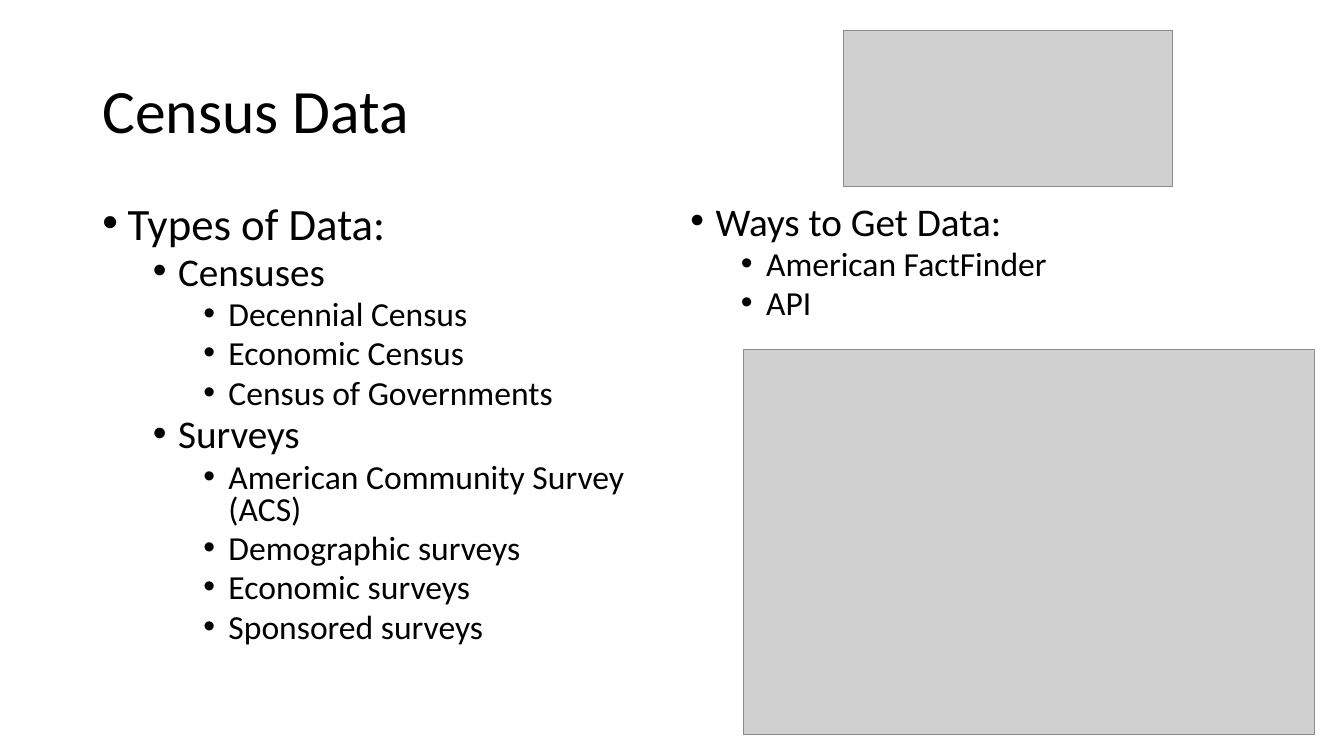
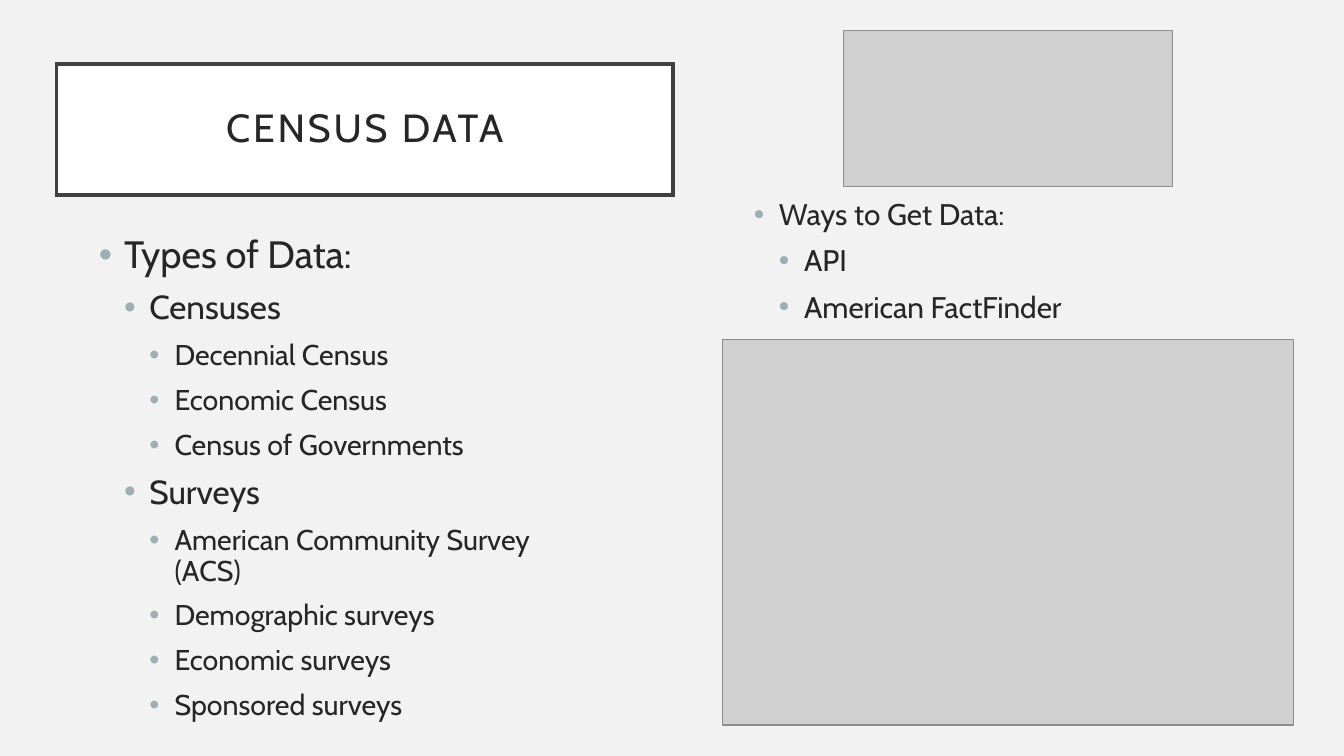
Before and after one commit to OpenDataLiteracy/SPL-KO, a slide deck: slide 7 of ODL_showcasepres.pptx. Drawn at 1344x756 pixels with LibreOffice and Linux fonts; fonts in the diff are those of the drawing; grey boxes stand for pictures. Boxes give left, top, right and bottom in pixels: in the first picture for what was removed or moved away, otherwise in the second. Text is boxed around its words. In the diff, an @@ line names an element or a change of style, - is before the commit and + after.

```diff
--- a/ODL_showcasepres.pptx
+++ b/ODL_showcasepres.pptx
@@ background #FFFFFF to #F2F2F2 @@
@@ title "CENSUS DATA": place and size @@
-title "CENSUS DATA" at [102,93,409,134]
+title "CENSUS DATA" at [56,65,674,196]
@@ title "CENSUS DATA" at [56,65,674,196]: fill none to #FFFFFF; outline none to #404040 2.5 pt @@
@@ title at [226,114,503,143]: text changed; size 44 to 28 pt; font Calibri to Cabin; text colour #000000 to #262626 @@
-Census Data
+CENSUS DATA
@@ text "Ways to Get Data:": place and size @@
-text "Ways to Get Data:" at [716,210,1047,315]
+text "Ways to Get Data:" at [779,203,1062,319]
@@ text at [779,203,1062,319]: size 28 to 21.2 pt in "Ways to Get Data:"; font Calibri to Cabin, text colour #000000 to #262626; size 24 to 21.2 pt in "American FactFinder"; line spacing 0.8 to 0.9; indent changed; more space between paragraphs @@
@@ text "Types of Data:": place and size @@
-text "Types of Data:" at [128,209,624,645]
+text "Types of Data:" at [124,239,530,677]
@@ text "Types of Data:" at [124,239,530,677]: size 32 to 27.2 pt in "Types of Data:"; font Calibri to Cabin, text colour #000000 to #262626; size 28 to 23.8 pt in "Censuses", "Surveys"; size 24 to 20.4 pt in "Decennial Census", "Economic Census", "Census of Governments", "American Community Survey (ACS)" and 3 more places; line spacing 0.8 to 0.9; indent changed; more space between paragraphs @@
@@ text at [804,250,847,271]: paragraph added @@
+  • API
@@ text at [766,293,811,315]: paragraph removed @@
-  • API
@@ picture: place and size @@
-picture at [744,349,1316,735]
+picture at [723,339,1295,725]
```
Also in this commit, not shown: 10 other slides changed, 4 slides added, 4 slides removed.
